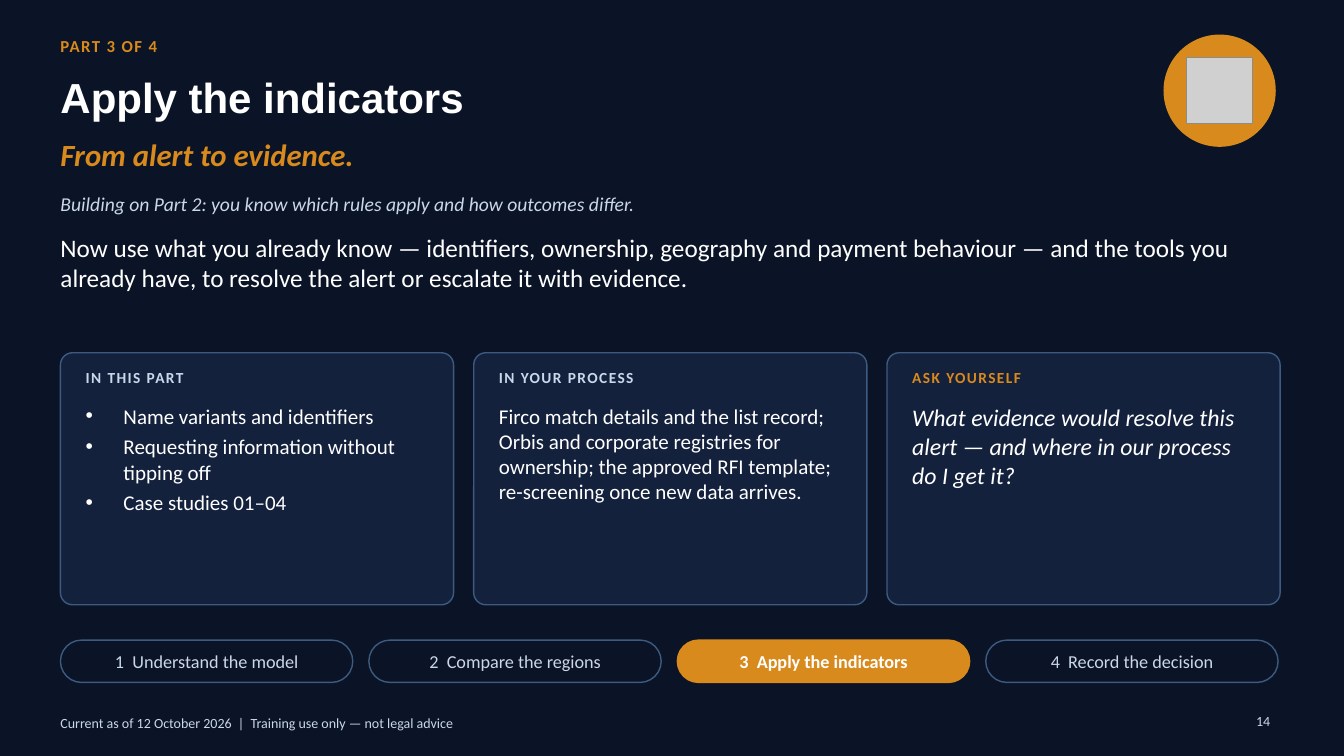
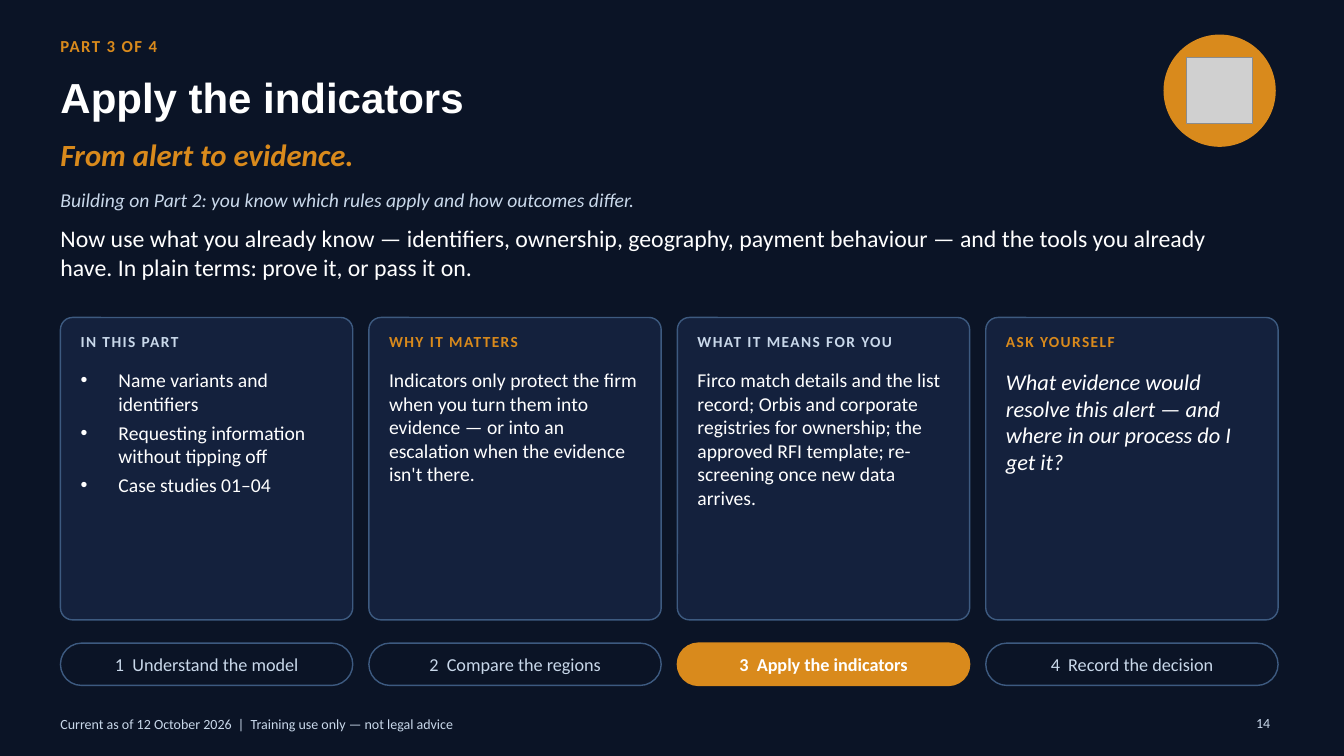
Before and after one commit to danielslonim-art/Screening, a slide deck: slide 14 of training/sanctions-in-practice-2026-10/sanctions-in-practice-analyst-edition.pptx. Drawn at 1344x756 pixels with LibreOffice and Linux fonts; fonts in the diff are those of the drawing; grey boxes stand for pictures. Boxes give left, top, right and bottom in pixels: in the first picture for what was removed or moved away, otherwise in the second. Text is boxed around its words. In the diff, an @@ line names an element or a change of style, - is before the commit and + after.

```diff
--- a/training/sanctions-in-practice-2026-10/sanctions-in-practice-analyst-edition.pptx
+++ b/training/sanctions-in-practice-2026-10/sanctions-in-practice-analyst-edition.pptx
@@ text "Building on Part 2: you ...": place and size @@
-text "Building on Part 2: you ..." at [60, 197, 634, 215]
+text "Building on Part 2: you ..." at [60, 193, 634, 211]
@@ text at [60, 230, 1205, 280]: text changed; size 18 to 17 pt @@
-Now use what you already know — identifiers, ownership, geography and payment behaviour — and the tools you already have, to resolve the alert or escalate it with evidence.
+Now use what you already know — identifiers, ownership, geography, payment behaviour — and the tools you already have. In plain terms: prove it, or pass it on.
@@ rounded rectangle: place and size @@
-rounded rectangle at [60, 353, 454, 605]
+rounded rectangle at [60, 318, 353, 620]
@@ rounded rectangle: place and size @@
-rounded rectangle at [474, 353, 867, 605]
+rounded rectangle at [369, 318, 661, 620]
@@ proportions changed in 3 elements at [60, 318, 353, 620], [369, 318, 661, 620], [678, 318, 970, 620] @@
@@ rounded rectangle: place and size @@
-rounded rectangle at [887, 353, 1280, 605]
+rounded rectangle at [678, 318, 970, 620]
@@ rounded rectangle added at [986, 318, 1278, 620], fill #14213D, outline #3D5A80 1 pt @@
@@ text "IN THIS PART": place and size @@
-text "IN THIS PART" at [86, 373, 184, 383]
+text "IN THIS PART" at [81, 337, 179, 347]
@@ text at [389, 337, 443, 347]: text changed; text colour #C9D8EA to #D98A1C @@
-IN YOUR PROCESS
+WHY IT MATTERS
@@ text added at [697, 337, 892, 347], 11 pt, text #C9D8EA, bold @@
+WHAT IT MEANS FOR YOU
@@ text "ASK YOURSELF": place and size @@
-text "ASK YOURSELF" at [912, 373, 1021, 383]
+text "ASK YOURSELF" at [1006, 337, 1115, 347]
@@ text "Name variants and identifiers": place and size @@
-text "Name variants and identifiers" at [123, 409, 395, 510]
+text "Name variants and identifiers" at [118, 373, 305, 492]
@@ text "Name variants and identifiers" at [118, 373, 305, 492]: size 15 to 14 pt @@
@@ text added at [389, 373, 637, 481], 14 pt, text #FFFFFF @@
+Indicators only protect the firm when you turn them into evidence — or into an escalation when the evidence isn't there.
@@ text "Firco match details and the ..." at [697, 373, 940, 505]: size 15 to 14 pt @@
@@ text "Firco match details and the ...": place and size @@
-text "Firco match details and the ..." at [499, 409, 831, 503]
+text "Firco match details and the ..." at [697, 373, 940, 505]
@@ text "What evidence would resolve this ...": place and size @@
-text "What evidence would resolve this ..." at [912, 409, 1234, 488]
+text "What evidence would resolve this ..." at [1006, 374, 1231, 474]
@@ text "What evidence would resolve this ..." at [1006, 374, 1231, 474]: size 17 to 16 pt @@
```
Also in this commit, not shown: 23 other slides changed, 2 other files.
